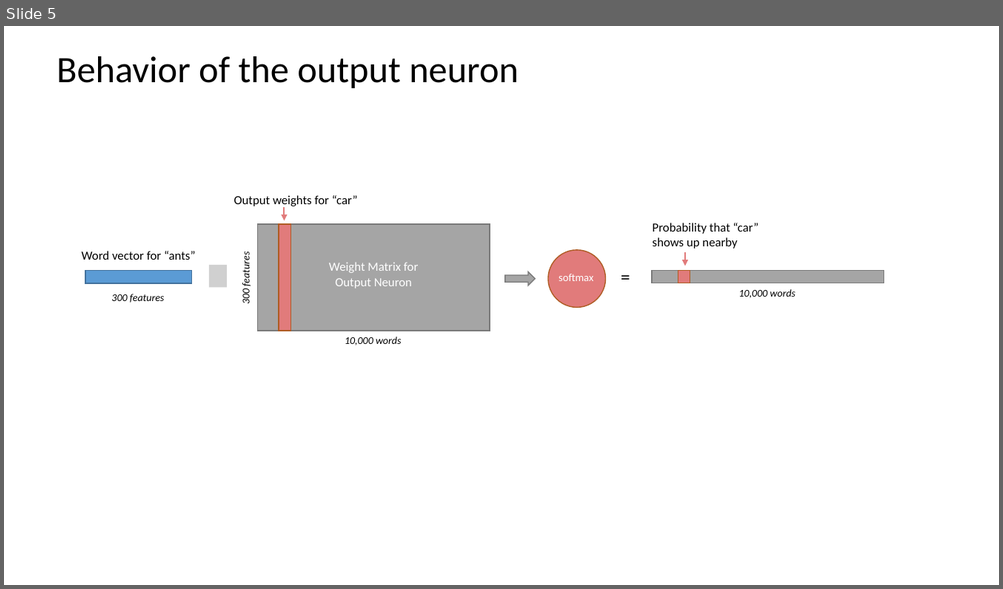
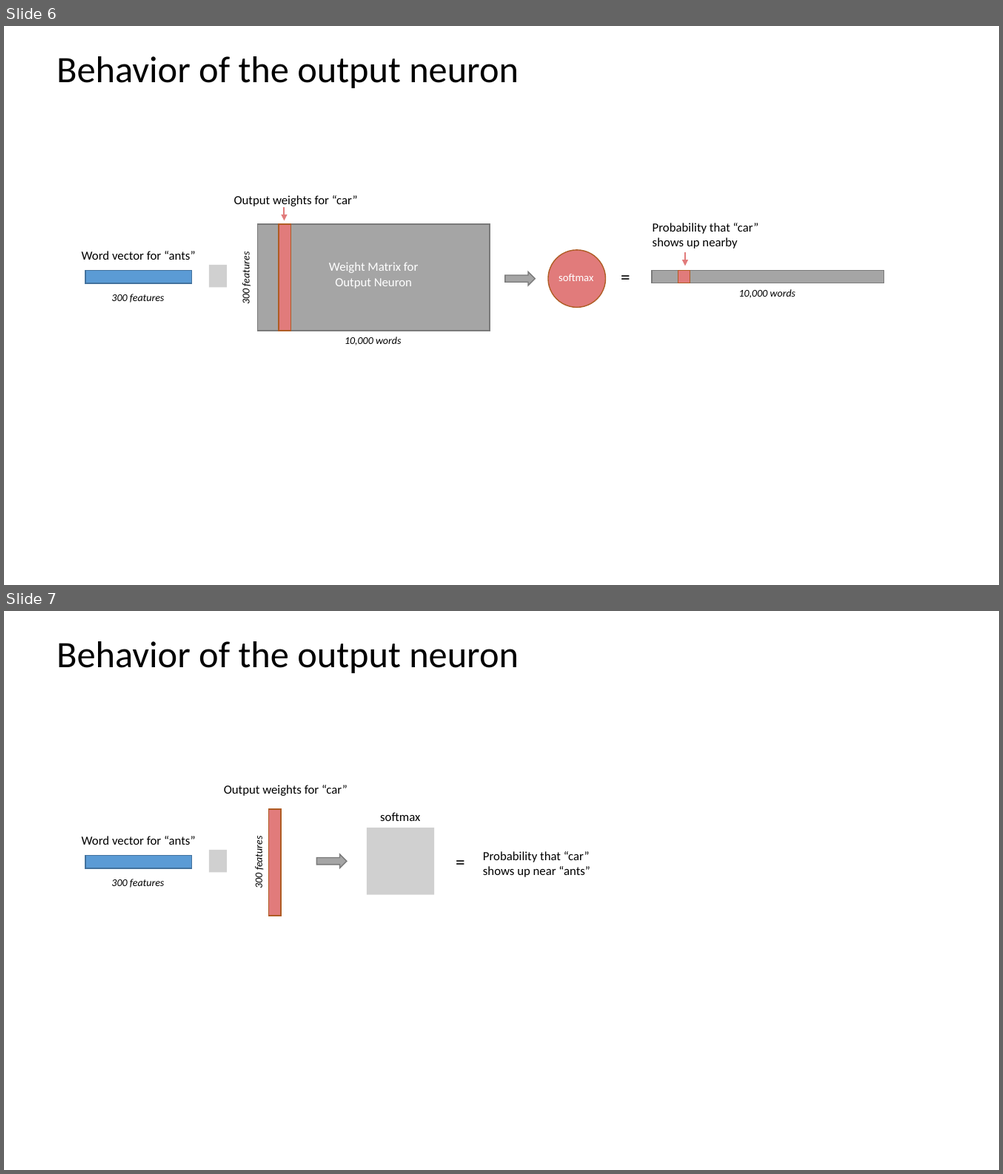
Before and after one commit to chrisjmccormick/chrisjmccormick.github.io, a slide deck: assets/word2vec/Word2Vec_Illustrations.pptx. Shown one above the other, each under a label of ours: slide 5 before the commit, slides 6 and 7 after it. The pictures are 1003x589 and 1003x1174 pixels, drawn with LibreOffice and Linux fonts; fonts in the diff are those of the drawing; grey boxes stand for pictures. Boxes give left, top, right and bottom in pixels: in the first picture for what was removed or moved away, otherwise in the second. Text is boxed around its words. In the diff, an @@ line names an element or a change of style, - is before the commit and + after.

Commit message:
Switched Softmax model to have many outputs

```diff
--- a/assets/word2vec/Word2Vec_Illustrations.pptx
+++ b/assets/word2vec/Word2Vec_Illustrations.pptx
@@ slide 7 added at (4,611,999,1170), background #FFFFFF @@
@@ text added at (57,641,518,673), 36 pt, text #000000 @@
+Behavior of the output neuron
@@ text added at (224,785,347,796), 12 pt, text #000000 @@
+Output weights for “car”
@@ rectangle added at (268,809,281,916), fill #E17B7B, outline #AF5C24 1 pt @@
@@ picture added at (367,828,435,895) @@
@@ text added at (380,812,420,821), 12 pt, text #000000 @@
+softmax
@@ text added at (82,836,195,845), 12 pt, text #000000 @@
+Word vector for “ants”
@@ picture added at (209,850,227,872) @@
@@ text added at (252,839,264,888), 10 pt, text #000000, italic @@
+300 features
@@ right arrow added at (316,854,347,868), fill #A5A5A5, outline #7A7A7A 1 pt @@
@@ text added at (455,850,465,872), 18 pt, text #000000 @@
+=
@@ text added at (483,851,589,877), 12 pt, text #000000 @@
+Probability that “car” shows up near “ants”
@@ rectangle added at (85,856,192,869), fill #5B9BD5, outline #43739E 1 pt @@
@@ text added at (111,879,165,888), 10 pt, text #000000, italic @@
+300 features
@@ what was slide 5 is now slide 6 @@
```
Also in this commit, not shown: 1 slide changed, 1 other slide added, 3 other files.
